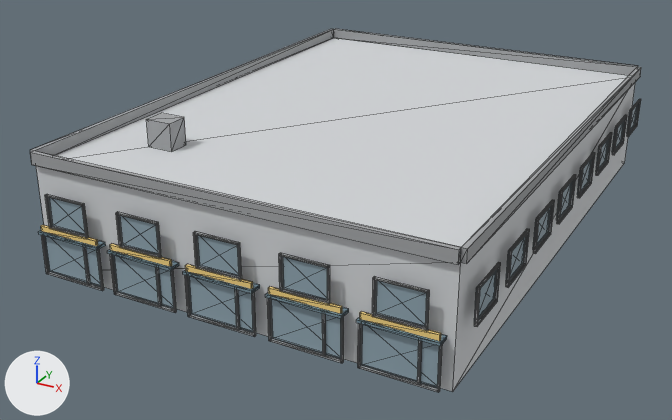
What one commit did to the glTF model public/buildings/commercial_3x4_a.glb.
Camera for both pictures: a 50 mm camera at (33.9, -30.7, 22.4) aimed at (9.9, 12.9, 0.6). The axes (+X, +Y, +Z) are drawn at lower left. The lights are the same throughout. The picture after the commit comes second. Mesh edges are drawn as thin lines. Vertices at exactly the same position are counted once.

In view in the first picture: 'commercial_3x4_a_0'.
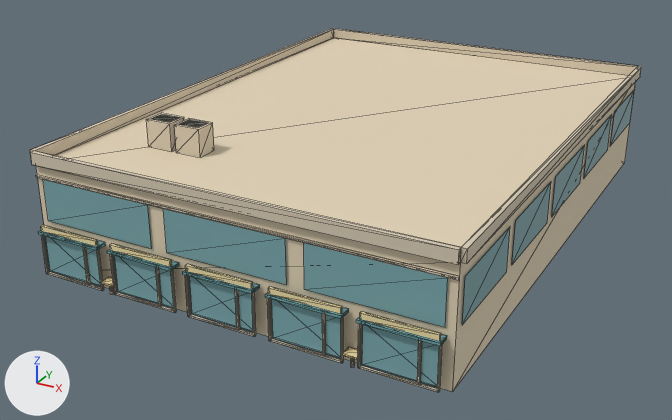
What the commit changed:
Material 'commercial_3x4_a_wall' (mat_commercial_3x4_a_wall) changes colour from light grey #d4d7da to beige #e3d4b8; in linear values from (0.66, 0.68, 0.7) to (0.77, 0.66, 0.48).
Material 'commercial_3x4_a_trim' (mat_commercial_3x4_a_trim) changes colour from grey #a2a5a7 to beige #d8cbb5; in linear values from (0.363, 0.374, 0.385) to (0.69, 0.6, 0.46).
me_commercial_3x4_a_0 is used by ob_commercial_3x4_a_0; location (0.0, 0.0, 0.0).
me_commercial_3x4_a_0 had 1396 vertices, 2112 faces and spanned x -0.6..23.1, y -0.8..31.1, z 0.0..7.5.
me_commercial_3x4_a_0 now has 484 vertices, 672 faces and spans x -0.2..22.8, y -0.8..30.8, z 0.0..7.5.
me_commercial_3x4_a_0 part 1: a new loose piece, a box spanning x 0.0..22.5, y -0.1..0.0, z 5.25..5.38, in mat_commercial_3x4_a_trim (beige #d8cbb5).
me_commercial_3x4_a_0 part 2: a new loose piece, a box spanning x 5.2..6.7, y 4.6..5.8, z 6.0..7.5, in mat_commercial_3x4_a_trim (beige #d8cbb5).
me_commercial_3x4_a_0 part 3: a new loose piece, a box spanning x 4.15..4.85, y -0.68..-0.1, z 0.65..0.76, in mat_commercial_3x4_a_sign (beige #f0dda6).
me_commercial_3x4_a_0 part 4: a new loose piece, a box spanning x 17.65..18.35, y -0.68..-0.1, z 0.65..0.76, in mat_commercial_3x4_a_sign (beige #f0dda6).
me_commercial_3x4_a_0 part 5: 130 loose pieces with 1040 vertices, spanning x -0.6..23.1, y -0.6..31.1, z 2.9..4.7, are deleted.
Part 6, on me_commercial_3x4_a_0:
40 vertices are added at x -0.1..22.6, y -0.1..30.6, z 3.0..7.5.
32 new vertices lie (0.0, 0.0, 2.2) away from vertices in x -0.1..22.6, y -0.1..30.6, z 3.0.
36 new faces join them, mat_commercial_3x4_a_glass (cyan #7caaaf).
Other edits to the shape of me_commercial_3x4_a_0 do not show in these pictures.

Pixel boxes [x1, y1, x2, y2] of what changed, in the pictures (672 x 420 px):
'commercial_3x4_a_0', recoloured, reshaped (light grey to beige)
    both: [30, 29, 641, 392]
part 1 of me_commercial_3x4_a_0, added
    after: [36, 175, 460, 280]
part 2 of me_commercial_3x4_a_0, added (beige)
    after: [175, 118, 214, 158]
part 3 of me_commercial_3x4_a_0, added
    after: [101, 277, 117, 287]
part 4 of me_commercial_3x4_a_0, added
    after: [342, 347, 362, 360]
part 5 of me_commercial_3x4_a_0, deleted
    before: [45, 99, 641, 331]
part 6 of me_commercial_3x4_a_0, added (cyan)
    after: [43, 90, 635, 327]
